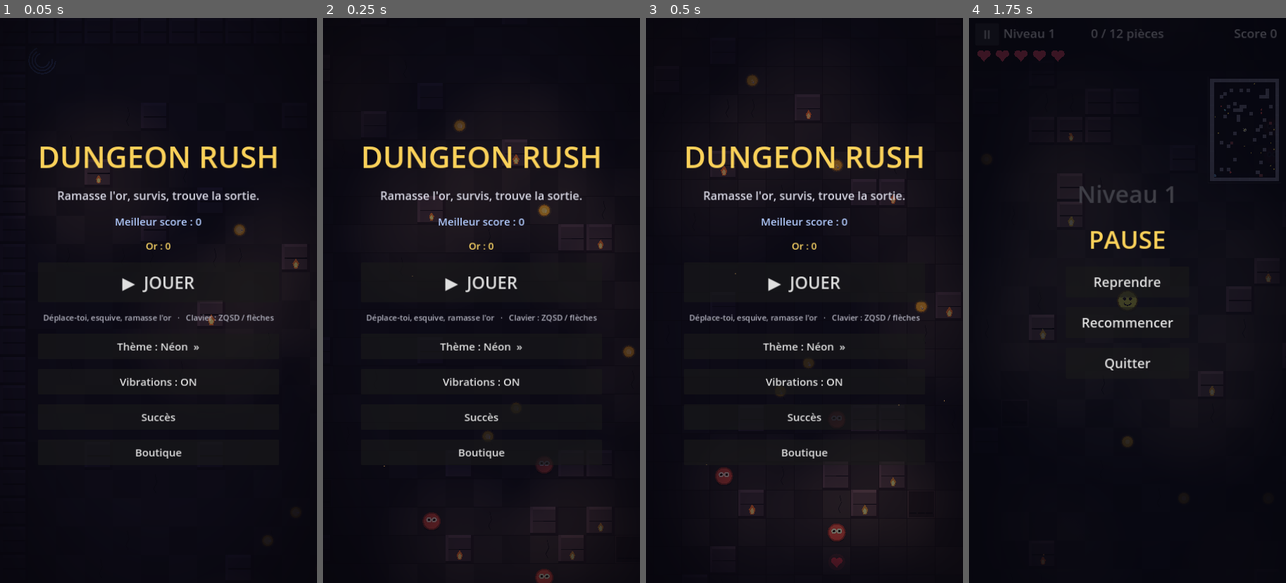
Above: before the commit, frames 1-4 (left to right).
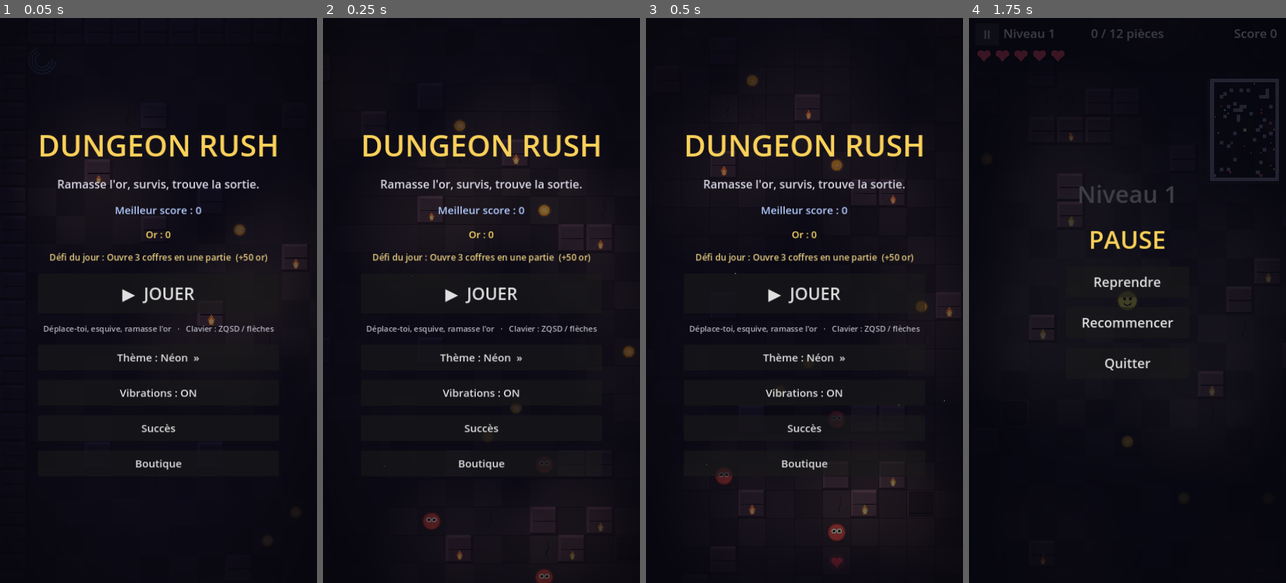
Above: after the commit, the same moments.

Repository: keerigan/godot-dungeon
Game: Godot game, scene res://scenes/Main.tscn
Same seed, same stepped clock (60 frames per second), same inputs: the game is played once before the commit and once after it.
Inputs:
- Up to frame 1 (0.05 s): no input
- Up to frame 2 (0.25 s): no input
- Up to frame 3 (0.5 s): no input
- Up to frame 4 (1.75 s): click "▶ JOUER" at 0.5 s; click "II" at 1.25 s

The runs differ from the first frame. In frame 1, 6.5% of the frame differs, in the area x 12-88%, y 20-80%; in frame 2, 6.5%; in frame 3, 6.6%, in the area x 12-88%, y 20-82%; in frame 4, nothing differs.

Commit message:
Défi du jour : objectif quotidien récompensé en or
- Un défi choisi de façon déterministe selon la date (identique toute la
  journée), affiché sur l'écran-titre
- Objectifs : atteindre un niveau, ramasser N pièces, éliminer N ennemis,
  ouvrir N coffres (en une partie)
- Réussi une fois par jour -> +50 or en banque + notification ; état persisté

Validé : import + exécution headless sans erreur ; écran-titre vérifié.

Co-Authored-By: Claude Opus 4.8 <noreply@anthropic.com>
Claude-Session: https://claude.ai/code/session_01WATrZWmuEbz921xMfBvaBQ

Diff:
--- a/scripts/Game.gd
+++ b/scripts/Game.gd
@@ -140,6 +140,11 @@
 var up_hearts := 0                   ## Amélioration : cœurs max en plus (0-4)
 var up_shield := false               ## Amélioration : bouclier au départ
 var up_lucky := false                ## Amélioration : plus de coffres
+var _daily: Dictionary = {}          ## Défi du jour (choisi selon la date)
+var _daily_done := false             ## Défi du jour déjà réussi aujourd'hui ?
+var daily_done_key := ""             ## Clé du jour où le défi a été réussi
+var _run_kills := 0                  ## Ennemis éliminés dans la partie en cours
+var _run_chests := 0                 ## Coffres ouverts dans la partie en cours
 
 # Éclairage / ambiance
 var _light_tex: GradientTexture2D
@@ -179,6 +184,7 @@
 var flash_label: Label
 var title_root: Control
 var title_best: Label
+var daily_label: Label
 var vib_btn: Button
 var theme_btn: Button
 var gameover_root: Control
@@ -199,6 +205,7 @@
 func _ready() -> void:
 	randomize()
 	_load_prefs()
+	_compute_daily()
 	_unpack_theme()
 	_light_tex = FX.make_light_texture(256)
 
@@ -316,6 +323,8 @@
 	player.max_health = 5 + up_hearts     # amélioration boutique
 	held_item = ""
 	_refresh_item_button()
+	_run_kills = 0
+	_run_chests = 0
 	player.visible = true
 	build_level()
 
@@ -405,6 +414,7 @@
 			_stats["best_level"] = level
 		_damage_free_level = true
 		_check_achievements()
+		_check_daily()
 
 
 func _level_banner() -> String:
@@ -461,7 +471,9 @@
 			player.grant_shield(6.0)
 			_flash("Coffre : bouclier !")
 	_stat_add("chests", 1)
+	_run_chests += 1
 	_check_achievements()
+	_check_daily()
 
 
 func _on_player_died() -> void:
@@ -492,6 +504,7 @@
 	_burst(pos, Color(1.0, 0.85, 0.3), 8, 150.0, 0.4)
 	_update_hud()
 	_check_achievements()
+	_check_daily()
 	if coins_left <= 0:
 		_open_exit()
 
@@ -527,7 +540,9 @@
 		_stat_add("coins", 2)
 	player.coins_changed.emit(player.coins)
 	_stat_add("kills", 1)
+	_run_kills += 1
 	_check_achievements()
+	_check_daily()
 	if e.kind == Enemy.Kind.SPLITTER:
 		_spawn_mini(e.global_position + Vector2(-16, 0))
 		_spawn_mini(e.global_position + Vector2(16, 0))
@@ -1260,6 +1275,11 @@
 	title_gold.add_theme_color_override("font_color", Color(1.0, 0.85, 0.4))
 	box.add_child(title_gold)
 
+	daily_label = Label.new()
+	daily_label.horizontal_alignment = HORIZONTAL_ALIGNMENT_CENTER
+	daily_label.add_theme_font_size_override("font_size", 20)
+	box.add_child(daily_label)
+
 	var play := Button.new()
 	play.text = "  ▶  JOUER  "
 	play.add_theme_font_size_override("font_size", 38)
@@ -1604,6 +1624,7 @@
 		title_gold.text = "Or : %d" % gold
 	if _shop_gold_label != null:
 		_shop_gold_label.text = "Or disponible : %d" % gold
+	_refresh_daily_label()
 
 
 func _bank_run() -> void:
@@ -1611,6 +1632,66 @@
 		gold += player.coins
 		player.coins = 0
 		_save_prefs()
+
+
+# ---------------------------------------------------------------------------
+# Défi du jour
+# ---------------------------------------------------------------------------
+
+func _daily_key() -> String:
+	var d := Time.get_date_dict_from_system()
+	return "%04d%02d%02d" % [d.year, d.month, d.day]
+
+
+## Choisit le défi du jour (déterministe pour toute la journée).
+func _compute_daily() -> void:
+	var pool: Array = [
+		{"text": "Atteins le niveau 5", "stat": "level", "goal": 5},
+		{"text": "Ramasse 45 pièces en une partie", "stat": "coins", "goal": 45},
+		{"text": "Élimine 8 ennemis en une partie", "stat": "kills", "goal": 8},
+		{"text": "Ouvre 3 coffres en une partie", "stat": "chests", "goal": 3},
+		{"text": "Atteins le niveau 7", "stat": "level", "goal": 7},
+	]
+	var key := _daily_key()
+	var rng := RandomNumberGenerator.new()
+	rng.seed = int(key)
+	_daily = pool[rng.randi() % pool.size()]
+	_daily_done = (daily_done_key == key)
+
+
+func _daily_progress() -> int:
+	match _daily.get("stat", ""):
+		"level": return level
+		"coins": return player.coins
+		"kills": return _run_kills
+		"chests": return _run_chests
+	return 0
+
+
+func _check_daily() -> void:
+	if _daily_done or _daily.is_empty() or state != State.PLAYING:
+		return
+	if _daily_progress() >= int(_daily["goal"]):
+		_daily_done = true
+		daily_done_key = _daily_key()
+		gold += 50
+		_save_prefs()
+		_queue_toast("Défi du jour réussi !  +50 or")
+		_refresh_daily_label()
+
+
+func _refresh_daily_label() -> void:
+	if daily_label == null:
+		return
+	if _daily.is_empty():
+		daily_label.text = ""
+		return
+	if _daily_done:
+		daily_label.text = "Défi du jour : %s  (fait)" % _daily["text"]
+		daily_label.add_theme_color_override("font_color", Color(0.5, 0.9, 0.5))
+	else:
+		daily_label.text = "Défi du jour : %s  (+50 or)" % _daily["text"]
+		daily_label.add_theme_color_override("font_color", Color(0.9, 0.8, 0.5))
 
 
 func _update_hud() -> void:
@@ -1649,6 +1730,7 @@
 		up_hearts = clampi(int(cfg.get_value("shop", "hearts", 0)), 0, 4)
 		up_shield = bool(cfg.get_value("shop", "shield", false))
 		up_lucky = bool(cfg.get_value("shop", "lucky", false))
+		daily_done_key = str(cfg.get_value("daily", "done_key", ""))
 
 
 func _save_prefs() -> void:
@@ -1662,6 +1744,7 @@
 	cfg.set_value("shop", "hearts", up_hearts)
 	cfg.set_value("shop", "shield", up_shield)
 	cfg.set_value("shop", "lucky", up_lucky)
+	cfg.set_value("daily", "done_key", daily_done_key)
 	cfg.save(SAVE_PATH)
 	_refresh_best_labels()
 
Not shown, changed: README.md
